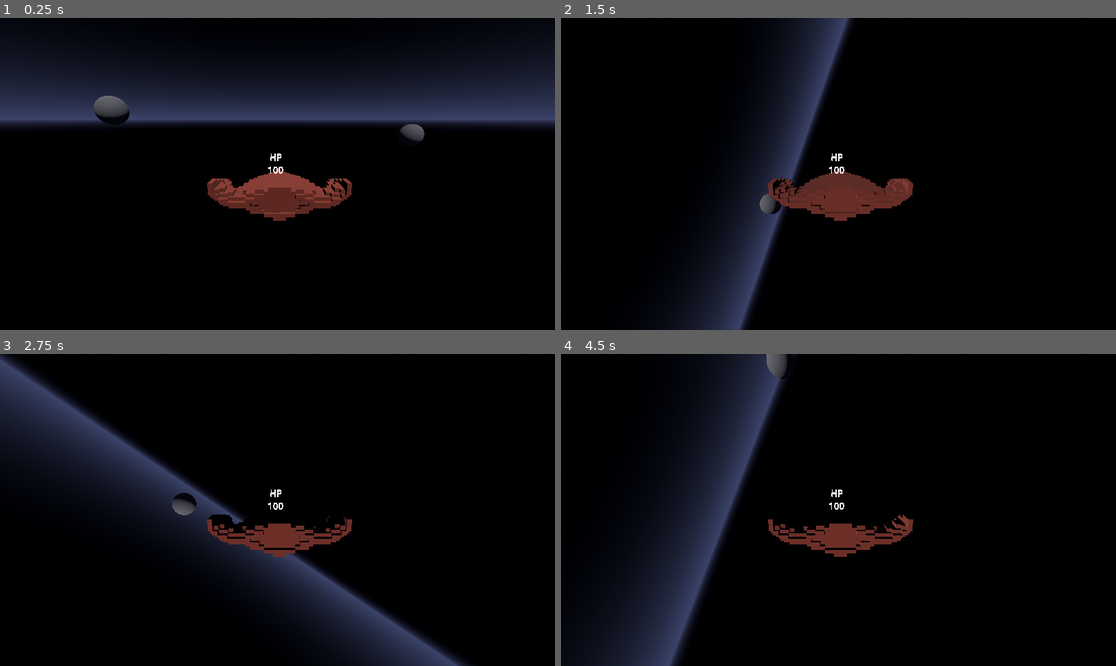
Above: before the commit, frames 1-4 (two rows, left to right).
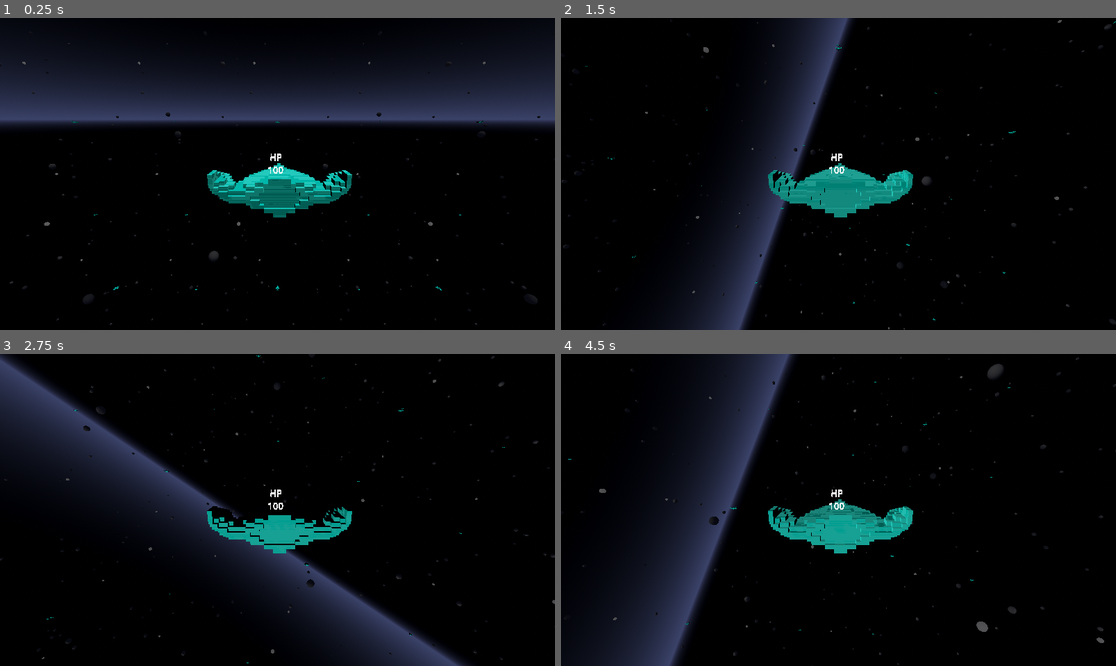
Above: after the commit, the same moments.

Repository: Junkyard-Logic-Studios/Cometes
Game: Godot game, scene res://scenes/main_scene.tscn
Same seed, same stepped clock (60 frames per second), same inputs: the game is played once before the commit and once after it.
Inputs:
- Up to frame 1 (0.25 s): no input
- Up to frame 2 (1.5 s): tap Enter at 0.5 s; hold E (roll_right) 0.53-1.28 s; tap Space (shoot) at 0.6, 1.35 s; hold W (tilt_down) from 1.28 s (still down)
- Up to frame 3 (2.75 s): release W (tilt_down) at 2.03 s; hold E (roll_right) from 2.03 s (still down); tap Space (shoot) at 2.1 s
- Up to frame 4 (4.5 s): release E (roll_right) at 2.78 s; hold Shift (accelerate) 2.78-3.53 s; tap Space (shoot) at 2.85, 3.5, 3.6, 4.35 s; hold Q (roll_left) from 3.53 s (still down)

The runs differ from the first frame. In frame 1, 4.0% of the frame differs, in the area x 1-98%, y 8-99%; in frame 2, 3.6%; in frame 3, 2.8%; in frame 4, 3.7%.

Commit message:
Implement looped visuals via multimesh instancing

Diff:
--- /dev/null
+++ b/SpaceMesh.gd
@@ -0,0 +1,48 @@
+extends Node
+
+
+# Properties
+@export var mesh : Mesh
+@export var color : Color
+@export var shader : Shader = preload("res://materials/space_mesh.gdshader")
+
+
+func _ready():
+	#region set up Mesh Material
+	# create new shader material
+	var material = ShaderMaterial.new()
+	material.shader = shader
+
+	# set shader parameters
+	material.set_shader_parameter("albedo", color)
+	# number of times the world will be visually repeated
+	var warp_layers = $/root/Stage/World.get_meta("warp_layers")
+	material.set_shader_parameter("warp_layers", warp_layers)
+	# size of the world to repeat
+	var world_size = ($/root/Stage/World/Area3D/CollisionShape3D.shape as BoxShape3D).size
+	material.set_shader_parameter("world_size", world_size)
+
+	# set material to mesh surface
+	mesh.surface_set_material(0, material)
+	#endregion
+
+	#region set up Multimesh
+	var mmi = MultiMeshInstance3D.new()
+	mmi.extra_cull_margin = maxf(maxf(world_size.x, world_size.y), world_size.z)
+	mmi.multimesh = MultiMesh.new()
+
+	# set multimesh parameters
+	mmi.multimesh.mesh = mesh
+	mmi.multimesh.transform_format = MultiMesh.TRANSFORM_3D
+	mmi.multimesh.instance_count = (warp_layers * 2 - 1) ** 3
+	mmi.multimesh.visible_instance_count = (warp_layers * 2 - 1) ** 3
+	for i in range(mmi.multimesh.instance_count):
+		mmi.multimesh.set_instance_transform(i, Transform3D())
+	add_child(mmi)
+	#endregion
+
+	#region disable MeshInstance siblings
+	var single_meshes = get_parent().find_children("MeshInstance3D")
+	for sm in single_meshes:
+		sm.queue_free()
+	#endregion
--- /dev/null
+++ b/materials/space_mesh.gdshader
@@ -0,0 +1,60 @@
+// StandardMaterial3D
+shader_type spatial;
+render_mode blend_mix, depth_draw_opaque, cull_back, diffuse_burley, specular_schlick_ggx;
+uniform vec4 albedo : source_color;
+uniform sampler2D texture_albedo : source_color, filter_linear_mipmap, repeat_enable;
+uniform float point_size : hint_range(0, 128);
+uniform float roughness : hint_range(0, 1);
+uniform sampler2D texture_metallic : hint_default_white, filter_linear_mipmap, repeat_enable;
+uniform vec4 metallic_texture_channel;
+uniform sampler2D texture_roughness : hint_roughness_r, filter_linear_mipmap, repeat_enable;
+uniform float specular;
+uniform float metallic;
+uniform vec3 uv1_scale;
+uniform vec3 uv1_offset;
+uniform vec3 uv2_scale;
+uniform vec3 uv2_offset;
+
+
+// Custom
+uniform int warp_layers = 2;
+uniform vec3 world_size = vec3(40, 40, 40);
+
+
+// Custom
+vec3 instanceOffset(int id)
+{
+	int warps = warp_layers * 2 - 1;
+	vec3 v = vec3(
+		float(id % warps),
+		float(id / warps % warps),
+		float(id / (warps * warps))
+	);
+	v -= vec3(float(warps / 2));
+	v *= world_size;
+	return v;
+}
+
+void vertex() {
+	// StandardMaterial3D
+	UV = UV * uv1_scale.xy + uv1_offset.xy;
+
+	// Custom
+	vec4 worldPos = MODEL_MATRIX * vec4(VERTEX, 1.0);
+	worldPos += vec4(instanceOffset(INSTANCE_ID), 0);
+	POSITION = PROJECTION_MATRIX * VIEW_MATRIX * worldPos;
+}
+
+
+// StandardMaterial3D
+void fragment() {
+	vec2 base_uv = UV;
+	vec4 albedo_tex = texture(texture_albedo, base_uv);
+	ALBEDO = albedo.rgb * albedo_tex.rgb;
+	float metallic_tex = dot(texture(texture_metallic, base_uv), metallic_texture_channel);
+	METALLIC = metallic_tex * metallic;
+	vec4 roughness_texture_channel = vec4(1.0, 0.0, 0.0, 0.0);
+	float roughness_tex = dot(texture(texture_roughness, base_uv), roughness_texture_channel);
+	ROUGHNESS = roughness_tex * roughness;
+	SPECULAR = specular;
+}
--- /dev/null
+++ b/materials/space_mesh_unshaded.gdshader
@@ -0,0 +1,70 @@
+// StandardMaterial3D
+shader_type spatial;
+render_mode unshaded;
+uniform vec4 albedo : source_color;
+/*
+render_mode blend_mix, depth_draw_opaque, cull_back, diffuse_burley, specular_schlick_ggx, unshaded;
+uniform vec4 albedo : source_color;
+uniform sampler2D texture_albedo : source_color, filter_linear_mipmap, repeat_enable;
+uniform float point_size : hint_range(0, 128);
+uniform float roughness : hint_range(0, 1);
+uniform sampler2D texture_metallic : hint_default_white, filter_linear_mipmap, repeat_enable;
+uniform vec4 metallic_texture_channel;
+uniform sampler2D texture_roughness : hint_roughness_r, filter_linear_mipmap, repeat_enable;
+uniform float specular;
+uniform float metallic;
+uniform vec3 uv1_scale;
+uniform vec3 uv1_offset;
+uniform vec3 uv2_scale;
+uniform vec3 uv2_offset;
+*/
+
+
+// Custom
+uniform int warp_layers = 2;
+uniform vec3 world_size = vec3(40, 40, 40);
+
+
+// Custom
+vec3 instanceOffset(int id)
+{
+	int warps = warp_layers * 2 - 1;
+	vec3 v = vec3(
+		float(id % warps),
+		float(id / warps % warps),
+		float(id / (warps * warps))
+	);
+	v -= vec3(float(warps / 2));
+	v *= world_size;
+	return v;
+}
+
+void vertex() {
+	// StandardMaterial3D
+	//UV = UV * uv1_scale.xy + uv1_offset.xy;
+
+	// Custom
+	vec4 worldPos = MODEL_MATRIX * vec4(VERTEX, 1.0);
+	worldPos += vec4(instanceOffset(INSTANCE_ID), 0);
+	POSITION = PROJECTION_MATRIX * VIEW_MATRIX * worldPos;
+}
+
+
+// StandardMaterial3D
+/*
+void fragment() {
+	vec2 base_uv = UV;
+	vec4 albedo_tex = texture(texture_albedo, base_uv);
+	ALBEDO = albedo.rgb * albedo_tex.rgb;
+	float metallic_tex = dot(texture(texture_metallic, base_uv), metallic_texture_channel);
+	METALLIC = metallic_tex * metallic;
+	vec4 roughness_texture_channel = vec4(1.0, 0.0, 0.0, 0.0);
+	float roughness_tex = dot(texture(texture_roughness, base_uv), roughness_texture_channel);
+	ROUGHNESS = roughness_tex * roughness;
+	SPECULAR = specular;
+}
+*/
+
+void fragment() {
+	ALBEDO.xyz = albedo.xyz;
+}
--- a/scenes/asteroid.tscn
+++ b/scenes/asteroid.tscn
@@ -1,15 +1,78 @@
-[gd_scene load_steps=4 format=3 uid="uid://b6k5scku45261"]
+[gd_scene load_steps=7 format=3 uid="uid://b6k5scku45261"]
+
+[ext_resource type="PackedScene" uid="uid://crbv1xffhd0yp" path="res://scenes/space_mesh.tscn" id="1_dus42"]
 
 [sub_resource type="SphereShape3D" id="SphereShape3D_55i7m"]
 radius = 1.0
 
-[sub_resource type="StandardMaterial3D" id="StandardMaterial3D_77ae4"]
-albedo_color = Color(0.439049, 0.439049, 0.439049, 1)
+[sub_resource type="Shader" id="Shader_6rxih"]
+code = "// NOTE: Shader automatically converted from Godot Engine 4.2.2.stable.mono's StandardMaterial3D.
+
+shader_type spatial;
+render_mode blend_mix,depth_draw_opaque,cull_back,diffuse_burley,specular_schlick_ggx;
+uniform vec4 albedo : source_color;
+uniform sampler2D texture_albedo : source_color,filter_linear_mipmap,repeat_enable;
+uniform float point_size : hint_range(0,128);
+uniform float roughness : hint_range(0,1);
+uniform sampler2D texture_metallic : hint_default_white,filter_linear_mipmap,repeat_enable;
+uniform vec4 metallic_texture_channel;
+uniform sampler2D texture_roughness : hint_roughness_r,filter_linear_mipmap,repeat_enable;
+uniform float specular;
+uniform float metallic;
+uniform vec3 uv1_scale;
+uniform vec3 uv1_offset;
+uniform vec3 uv2_scale;
+uniform vec3 uv2_offset;
+
+
+void vertex() {
+	UV=UV*uv1_scale.xy+uv1_offset.xy;
+}
+
+
+
+
+
+
+void fragment() {
+	vec2 base_uv = UV;
+	vec4 albedo_tex = texture(texture_albedo,base_uv);
+	ALBEDO = albedo.rgb * albedo_tex.rgb;
+	float metallic_tex = dot(texture(texture_metallic,base_uv),metallic_texture_channel);
+	METALLIC = metallic_tex * metallic;
+	vec4 roughness_texture_channel = vec4(1.0,0.0,0.0,0.0);
+	float roughness_tex = dot(texture(texture_roughness,base_uv),roughness_texture_channel);
+	ROUGHNESS = roughness_tex * roughness;
+	SPECULAR = specular;
+}
+"
+
+[sub_resource type="ShaderMaterial" id="ShaderMaterial_od7we"]
+render_priority = 0
+shader = SubResource("Shader_6rxih")
+shader_parameter/albedo = Color(0.439049, 0.439049, 0.439049, 1)
+shader_parameter/point_size = 1.0
+shader_parameter/roughness = 1.0
+shader_parameter/metallic_texture_channel = null
+shader_parameter/specular = 0.5
+shader_parameter/metallic = 0.0
+shader_parameter/uv1_scale = Vector3(1, 1, 1)
+shader_parameter/uv1_offset = Vector3(0, 0, 0)
+shader_parameter/uv2_scale = Vector3(1, 1, 1)
+shader_parameter/uv2_offset = Vector3(0, 0, 0)
 
 [sub_resource type="SphereMesh" id="SphereMesh_qxggh"]
-material = SubResource("StandardMaterial3D_77ae4")
+material = SubResource("ShaderMaterial_od7we")
 radius = 1.0
 height = 2.0
+radial_segments = 24
+rings = 16
+
+[sub_resource type="SphereMesh" id="SphereMesh_wipqv"]
+radius = 1.0
+height = 2.0
+radial_segments = 32
+rings = 16
 
 [node name="Asteroid" type="RigidBody3D"]
 collision_layer = 3
@@ -24,3 +87,7 @@
 
 [node name="MeshInstance3D" type="MeshInstance3D" parent="Pivot"]
 mesh = SubResource("SphereMesh_qxggh")
+
+[node name="SpaceMesh" parent="Pivot" instance=ExtResource("1_dus42")]
+mesh = SubResource("SphereMesh_wipqv")
+color = Color(0.439216, 0.439216, 0.439216, 1)
--- a/scenes/laser.tscn
+++ b/scenes/laser.tscn
@@ -1,19 +1,81 @@
-[gd_scene load_steps=6 format=3 uid="uid://c1vc63d2q2sos"]
+[gd_scene load_steps=10 format=3 uid="uid://c1vc63d2q2sos"]
 
 [ext_resource type="Script" path="res://scripts/laser.gd" id="1_08pum"]
+[ext_resource type="Shader" path="res://materials/space_mesh_unshaded.gdshader" id="3_uvb7a"]
+[ext_resource type="PackedScene" uid="uid://crbv1xffhd0yp" path="res://scenes/space_mesh.tscn" id="4_sxkme"]
 
 [sub_resource type="CylinderShape3D" id="CylinderShape3D_j2mxq"]
 height = 0.8
 radius = 0.08
 
-[sub_resource type="StandardMaterial3D" id="StandardMaterial3D_mqgn7"]
-shading_mode = 0
-albedo_color = Color(1, 0.470588, 0, 1)
+[sub_resource type="Shader" id="Shader_vjkvv"]
+code = "// NOTE: Shader automatically converted from Godot Engine 4.2.2.stable.mono's StandardMaterial3D.
+
+shader_type spatial;
+render_mode blend_mix,depth_draw_opaque,cull_back,diffuse_burley,specular_schlick_ggx,unshaded;
+uniform vec4 albedo : source_color;
+uniform sampler2D texture_albedo : source_color,filter_linear_mipmap,repeat_enable;
+uniform float point_size : hint_range(0,128);
+uniform float roughness : hint_range(0,1);
+uniform sampler2D texture_metallic : hint_default_white,filter_linear_mipmap,repeat_enable;
+uniform vec4 metallic_texture_channel;
+uniform sampler2D texture_roughness : hint_roughness_r,filter_linear_mipmap,repeat_enable;
+uniform float specular;
+uniform float metallic;
+uniform vec3 uv1_scale;
+uniform vec3 uv1_offset;
+uniform vec3 uv2_scale;
+uniform vec3 uv2_offset;
+
+
+void vertex() {
+	UV=UV*uv1_scale.xy+uv1_offset.xy;
+}
+
+
+
+
+
+
+void fragment() {
+	vec2 base_uv = UV;
+	vec4 albedo_tex = texture(texture_albedo,base_uv);
+	ALBEDO = albedo.rgb * albedo_tex.rgb;
+	float metallic_tex = dot(texture(texture_metallic,base_uv),metallic_texture_channel);
+	METALLIC = metallic_tex * metallic;
+	vec4 roughness_texture_channel = vec4(1.0,0.0,0.0,0.0);
+	float roughness_tex = dot(texture(texture_roughness,base_uv),roughness_texture_channel);
+	ROUGHNESS = roughness_tex * roughness;
+	SPECULAR = specular;
+}
+"
+
+[sub_resource type="ShaderMaterial" id="ShaderMaterial_6puay"]
+render_priority = 0
+shader = SubResource("Shader_vjkvv")
+shader_parameter/albedo = Color(1, 0.470588, 0, 1)
+shader_parameter/point_size = 1.0
+shader_parameter/roughness = 1.0
+shader_parameter/metallic_texture_channel = null
+shader_parameter/specular = 0.5
+shader_parameter/metallic = 0.0
+shader_parameter/uv1_scale = Vector3(1, 1, 1)
+shader_parameter/uv1_offset = Vector3(0, 0, 0)
+shader_parameter/uv2_scale = Vector3(1, 1, 1)
+shader_parameter/uv2_offset = Vector3(0, 0, 0)
 
 [sub_resource type="CapsuleMesh" id="CapsuleMesh_e8gip"]
-material = SubResource("StandardMaterial3D_mqgn7")
-radial_segments = 16
-rings = 4
+material = SubResource("ShaderMaterial_6puay")
+radius = 0.08
+height = 1.5
+radial_segments = 8
+rings = 2
+
+[sub_resource type="CapsuleMesh" id="CapsuleMesh_d3vp1"]
+radius = 0.08
+height = 1.0
+radial_segments = 8
+rings = 2
 
 [sub_resource type="CylinderShape3D" id="CylinderShape3D_w4ngb"]
 height = 1.0
@@ -31,8 +93,14 @@
 shape = SubResource("CylinderShape3D_j2mxq")
 
 [node name="MeshInstance3D" type="MeshInstance3D" parent="."]
-transform = Transform3D(0.232848, 0, 0, 0, -3.93403e-08, -0.223534, 0, 0.9, -9.77098e-09, 0, 0, 0)
+transform = Transform3D(1, 0, 0, 0, -4.37114e-08, -1, 0, 1, -4.37114e-08, 0, 0, 0)
 mesh = SubResource("CapsuleMesh_e8gip")
+
+[node name="SpaceMesh" parent="." instance=ExtResource("4_sxkme")]
+transform = Transform3D(1, 0, 0, 0, -4.37114e-08, 1, 0, -1, -4.37114e-08, 0, 0, 0)
+mesh = SubResource("CapsuleMesh_d3vp1")
+color = Color(0.827451, 0.513726, 0, 1)
+shader = ExtResource("3_uvb7a")
 
 [node name="OmniLight3D" type="OmniLight3D" parent="."]
 transform = Transform3D(-1, 0, 0, 0, -4.37114e-08, 1, 0, 1, 4.37114e-08, 0, 0, 0)
--- a/scenes/main_scene.tscn
+++ b/scenes/main_scene.tscn
@@ -38,30 +38,20 @@
 fog_sky_affect = 0.66
 
 [sub_resource type="BoxShape3D" id="BoxShape3D_pag7o"]
-size = Vector3(40, 40, 40)
+size = Vector3(100, 100, 100)
 
 [node name="Stage" type="Node3D"]
 
 [node name="SpaceShip" parent="." instance=ExtResource("2_epmte")]
 
-[node name="Asteroid" parent="." instance=ExtResource("3_6hl20")]
-transform = Transform3D(1, 0, 0, 0, 1, 0, 0, 0, 1, 11.8688, 2, 10.9555)
-
-[node name="Asteroid2" parent="." instance=ExtResource("3_6hl20")]
-transform = Transform3D(1, 0, 0, 0, 1, 0, 0, 0, 1, -12.109, 0, 14.4317)
-
-[node name="Asteroid3" parent="." instance=ExtResource("3_6hl20")]
-transform = Transform3D(1, 0, 0, 0, 1, 0, 0, 0, 1, -8.88628, 0, -12.8977)
-
 [node name="World" type="Node3D" parent="."]
 script = ExtResource("3_6c7wi")
+asteroid_scene = ExtResource("3_6hl20")
+number_of_asteroids = 8
+metadata/warp_layers = 3
 
 [node name="Environment" type="WorldEnvironment" parent="World"]
 environment = SubResource("Environment_ir04n")
-
-[node name="DirectionalLight3D" type="DirectionalLight3D" parent="World"]
-transform = Transform3D(0.969047, 0.135889, -0.20611, 0.245605, -0.446076, 0.860636, 0.0250105, -0.884619, -0.465644, 6.01247, 5.88253, -2.56848)
-shadow_enabled = true
 
 [node name="Area3D" type="Area3D" parent="World"]
 collision_layer = 3
@@ -71,4 +61,7 @@
 transform = Transform3D(1, 0, 0, 0, 1, 0, 0, 0, 1, 0.5, 0.5, 0.5)
 shape = SubResource("BoxShape3D_pag7o")
 
+[node name="DirectionalLight3D" type="DirectionalLight3D" parent="."]
+transform = Transform3D(0.969047, 0.135889, -0.20611, 0.230763, -0.20192, 0.951828, 0.0877255, -0.969929, -0.227028, 6.012, 1000, -2.568)
+
 [connection signal="body_exited" from="World/Area3D" to="World" method="_on_area_3d_body_exited"]
--- /dev/null
+++ b/scenes/space_mesh.tscn
@@ -0,0 +1,6 @@
+[gd_scene load_steps=2 format=3 uid="uid://crbv1xffhd0yp"]
+
+[ext_resource type="Script" path="res://SpaceMesh.gd" id="1_vsgrq"]
+
+[node name="SpaceMesh" type="Node3D"]
+script = ExtResource("1_vsgrq")
--- a/scenes/space_ship.tscn
+++ b/scenes/space_ship.tscn
@@ -1,14 +1,15 @@
-[gd_scene load_steps=11 format=3 uid="uid://dk7b0mdcmcarn"]
+[gd_scene load_steps=12 format=3 uid="uid://dk7b0mdcmcarn"]
 
 [ext_resource type="Script" path="res://scripts/space_ship.gd" id="1_fjdmo"]
 [ext_resource type="PackedScene" uid="uid://c1vc63d2q2sos" path="res://scenes/laser.tscn" id="2_v8ax5"]
 [ext_resource type="ArrayMesh" uid="uid://b2pd1v64yb0au" path="res://models/Spacecraft_comete.obj" id="3_r6kpr"]
+[ext_resource type="PackedScene" uid="uid://crbv1xffhd0yp" path="res://scenes/space_mesh.tscn" id="4_m860h"]
 
 [sub_resource type="SphereShape3D" id="SphereShape3D_1jysm"]
 radius = 0.599621
 
 [sub_resource type="StandardMaterial3D" id="StandardMaterial3D_6x2pn"]
-albedo_color = Color(0.423529, 0.176471, 0.137255, 1)
+albedo_color = Color(0, 0.666667, 0.607843, 1)
 
 [sub_resource type="SystemFont" id="SystemFont_l6550"]
 subpixel_positioning = 0
@@ -46,11 +47,16 @@
 transform = Transform3D(-1, 3.24475e-14, 8.74228e-08, 2.26267e-08, 0.965926, 0.258819, -8.44439e-08, 0.258819, -0.965926, 0, 1.38392, -4.33)
 
 [node name="SpacecraftComete" type="MeshInstance3D" parent="Pivot"]
-transform = Transform3D(-3.49691e-09, 0, -0.08, 0, 0.07056, 0, 0.08, 0, -3.49691e-09, 0.00370216, -0.729854, 0.25632)
+transform = Transform3D(-3.49691e-09, 0, -0.08, 0, 0.08, 0, 0.08, 0, -3.49691e-09, 0.004, -0.73, 0.3)
 material_override = SubResource("StandardMaterial3D_6x2pn")
 gi_mode = 2
 mesh = ExtResource("3_r6kpr")
 skeleton = NodePath("../..")
+
+[node name="SpaceMesh" parent="Pivot" instance=ExtResource("4_m860h")]
+transform = Transform3D(-3.49691e-09, 0, -0.08, 0, 0.08, 0, 0.08, 0, -3.49691e-09, 0.004, -0.73, 0.3)
+mesh = ExtResource("3_r6kpr")
+color = Color(0, 0.66758, 0.608489, 1)
 
 [node name="UI" type="Node3D" parent="."]
 transform = Transform3D(1, 0, 0, 0, 1, 0, 0, 0, 1, 0.0312259, -0.258885, -0.565734)
--- a/scripts/laser.gd
+++ b/scripts/laser.gd
@@ -2,7 +2,7 @@
 
 
 # properties
-@export_range(10, 100, 2) var speed: float = 50
+@export_range(0, 100, 2) var speed: float = 50
 
 
 # initialize object at given position and start it moving in the given direction
--- a/scripts/world.gd
+++ b/scripts/world.gd
@@ -1,4 +1,27 @@
 extends Node3D
+
+# properties
+@export var asteroid_scene : PackedScene
+@export_range(1, 100) var number_of_asteroids : int = 10
+
+
+func _ready():
+	# spawn in asteroids
+	for i in range(number_of_asteroids):
+		# create a new instance of the asteroid scene
+		var asteroid = asteroid_scene.instantiate()
+
+		# set to random position
+		var area_shape = $Area3D/CollisionShape3D
+		var shape_size = (area_shape.shape as BoxShape3D).size
+		asteroid.position = Vector3(
+			randf()-0.5,
+			randf()-0.5,
+			randf()-0.5
+		) * shape_size + area_shape.global_position
+
+		# add it to the scene
+		add_child(asteroid)
 
 
 func _on_area_3d_body_exited(body):
Renamed: scenes/Spacecraft_comete.gltf -> models/Spacecraft_comete.gltf
Not shown, changed: models/Spacecraft_comete.gltf.import
Renamed: scenes/Spacecraft_comete_0.png -> models/Spacecraft_comete_0.png
Not shown, changed: models/Spacecraft_comete_0.png.import
